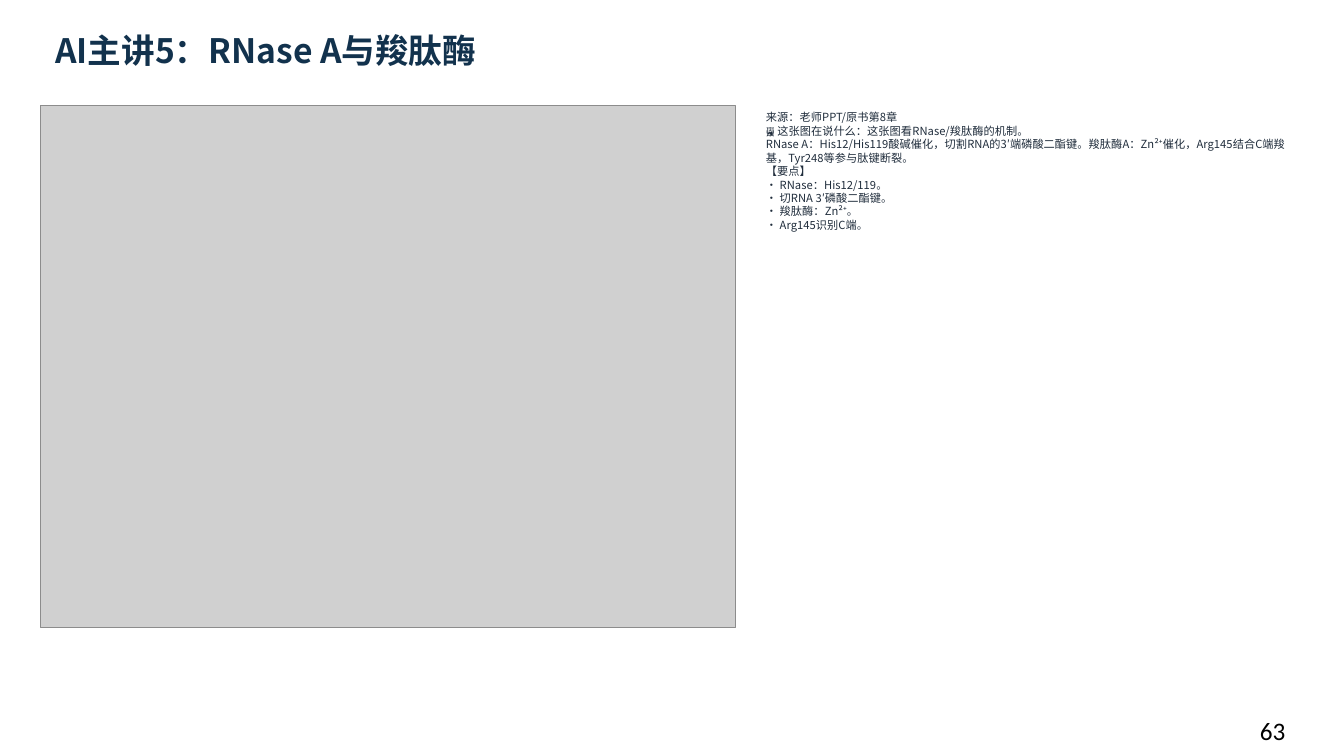
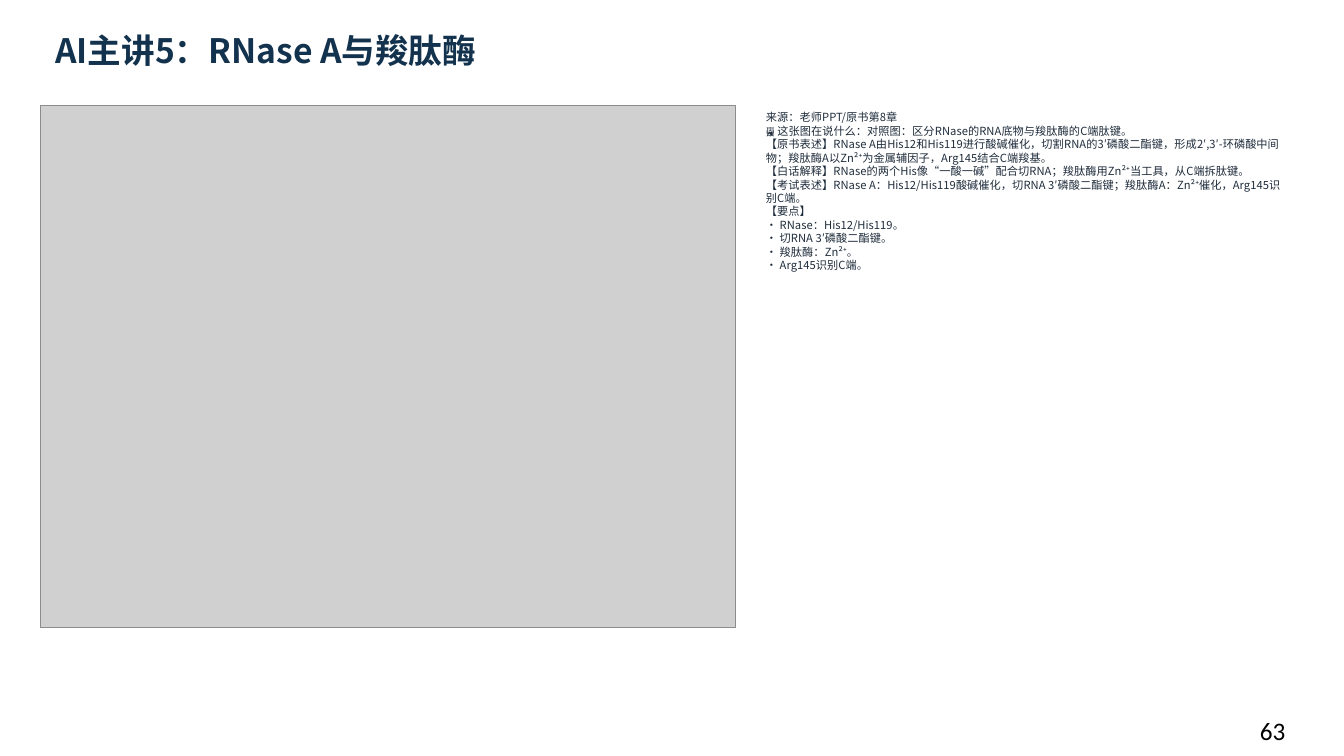
Before and after one commit to newkan-li/Biochemistry, a slide deck: slide 63 of downloads/bc08-ai-style.pptx. Drawn at 1344x756 pixels with LibreOffice and Linux fonts; fonts in the diff are those of the drawing; grey boxes stand for pictures. Boxes give left, top, right and bottom in pixels: in the first picture for what was removed or moved away, otherwise in the second. Text is boxed around its words. In the diff, an @@ line names an element or a change of style, - is before the commit and + after.

Commit message:
bc08关键机制页改为原书表述+白话解释+考试表述;版本20261112bzw

```diff
--- a/downloads/bc08-ai-style.pptx
+++ b/downloads/bc08-ai-style.pptx
@@ text at [766, 111, 1280, 272]: text changed @@
-来源：老师PPT/原书第8章
-🖼 这张图在说什么：这张图看RNase/羧肽酶的机制。
-RNase A：His12/His119酸碱催化，切割RNA的3′端磷酸二酯键。羧肽酶A：Zn²⁺催化，Arg145结合C端羧基，Tyr248等参与肽键断裂。
-【要点】
-• RNase：His12/119。
-• 切RNA 3′磷酸二酯键。
-• 羧肽酶：Zn²⁺。
-• Arg145识别C端。
+来源：老师PPT/原书第8章
+🖼 这张图在说什么：对照图：区分RNase的RNA底物与羧肽酶的C端肽键。
+【原书表述】RNase A由His12和His119进行酸碱催化，切割RNA的3′磷酸二酯键，形成2′,3′-环磷酸中间物；羧肽酶A以Zn²⁺为金属辅因子，Arg145结合C端羧基。
+【白话解释】RNase的两个His像“一酸一碱”配合切RNA；羧肽酶用Zn²⁺当工具，从C端拆肽键。
+【考试表述】RNase A：His12/His119酸碱催化，切RNA 3′磷酸二酯键；羧肽酶A：Zn²⁺催化，Arg145识别C端。
+【要点】
+• RNase：His12/His119。
+• 切RNA 3′磷酸二酯键。
+• 羧肽酶：Zn²⁺。
+• Arg145识别C端。
```
Also in this commit, not shown: 6 other slides changed, 6 other files.
